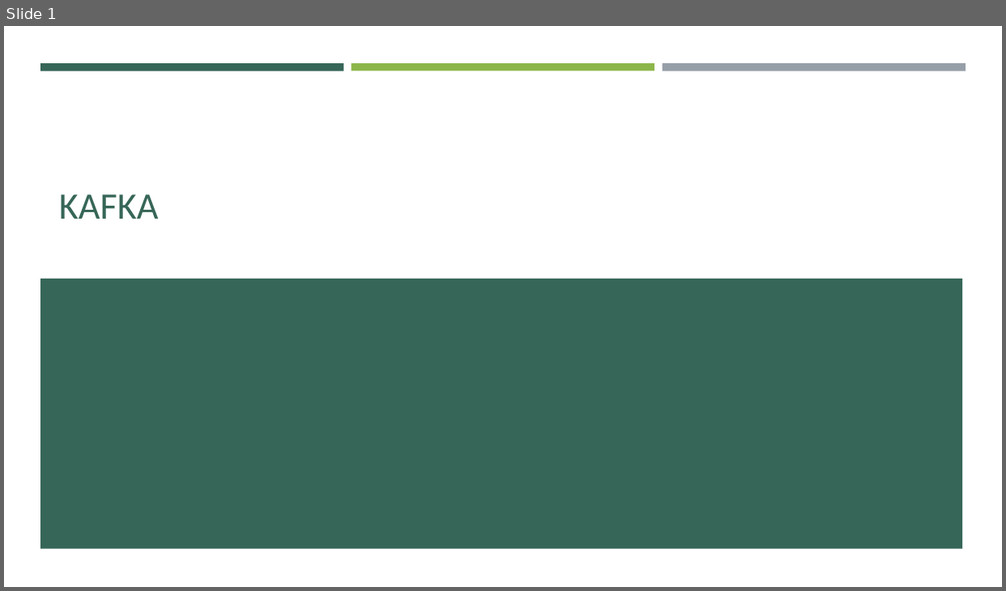
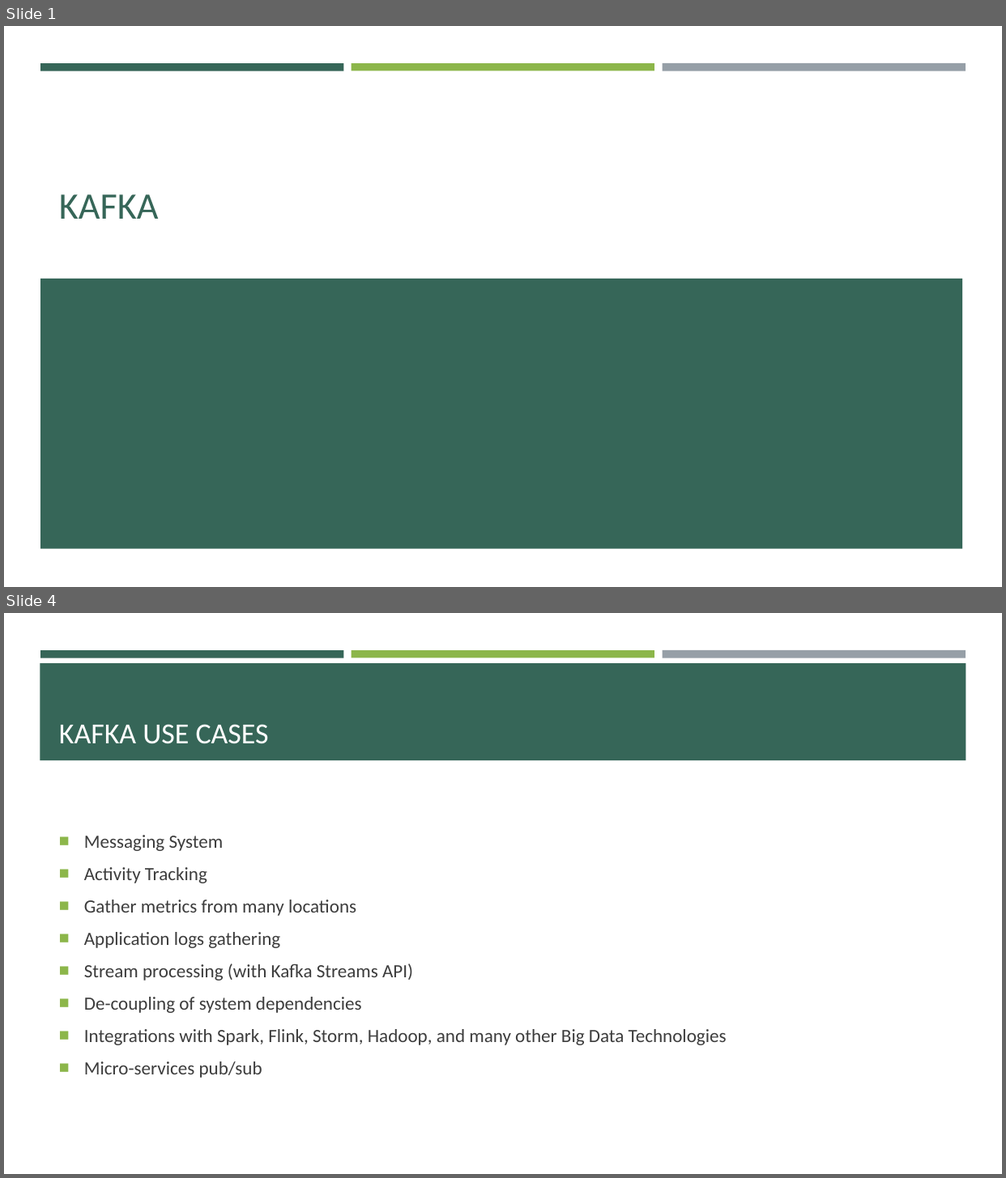
Before and after one commit to e-m-wilson/data_engineering, a slide deck: kafka/Kafka.pptx. Shown one above the other, each under a label of ours: slide 1 before the commit, slides 1 and 4 after it; the slides between them are not shown. The pictures are 1006x591 and 1006x1178 pixels, drawn with LibreOffice and Linux fonts; fonts in the diff are those of the drawing. Boxes give left, top, right and bottom in pixels: in the first picture for what was removed or moved away, otherwise in the second. Text is boxed around its words. In the diff, an @@ line names an element or a change of style, - is before the commit and + after.

```diff
--- a/kafka/Kafka.pptx
+++ b/kafka/Kafka.pptx
@@ slide 4 added at (x1=4, y1=613, x2=1002, y2=1174), background #FFFFFF; not listed: 3 template elements that a slide beside it also shows @@
@@ rectangle added at (x1=40, y1=663, x2=966, y2=760), fill #366658 @@
@@ title added at (x1=59, y1=724, x2=269, y2=744), 28 pt, text #FFFFFF @@
+KAFKA USE CASES
@@ text added at (x1=84, y1=835, x2=727, y2=1078), 18 pt, text #3D3D3D @@
+■ Messaging System
+■ Activity Tracking
+■ Gather metrics from many locations
+■ Application logs gathering
+■ Stream processing (with Kafka Streams API)
+■ De-coupling of system dependencies
+■ Integrations with Spark, Flink, Storm, Hadoop, and many other Big Data Technologies
+■ Micro-services pub/sub
```
Also in this commit, not shown: 3 other slides added, 5 other files.
